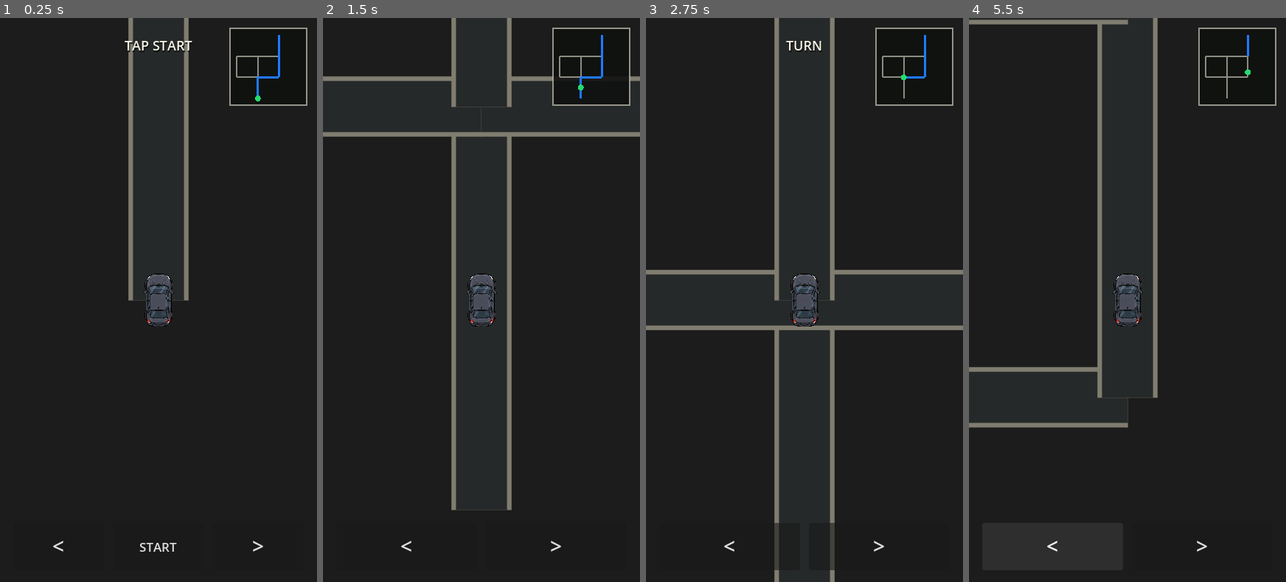
Above: before the commit, frames 1-4 (left to right).
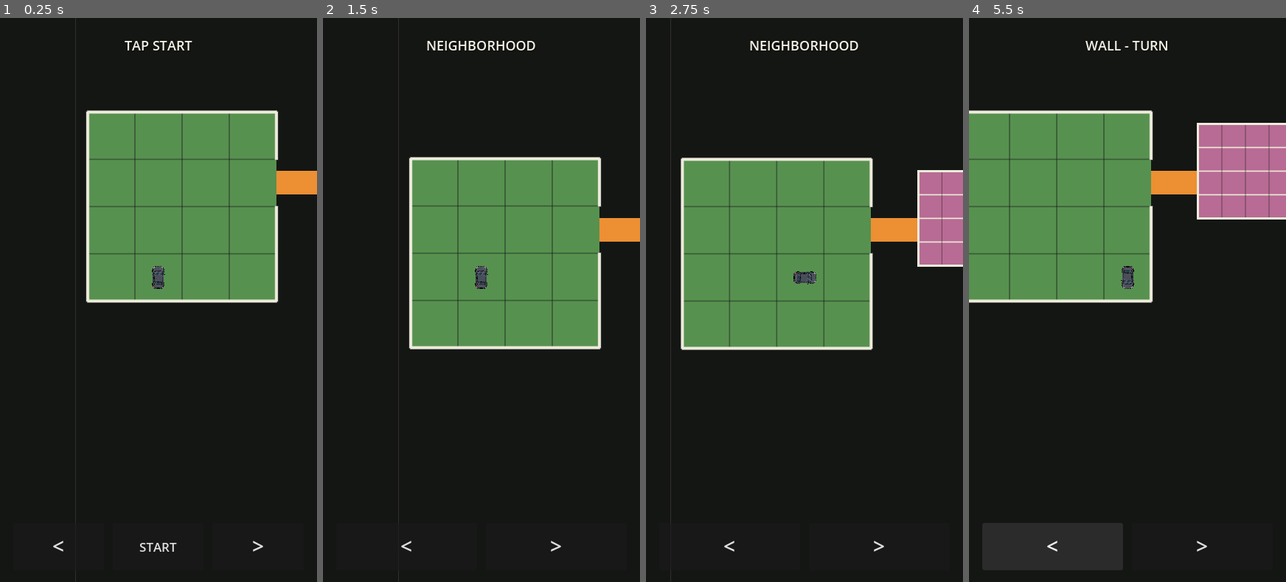
Above: after the commit, the same moments.

Repository: patrickcallahancomedy/comedian
Game: Godot game, scene res://scenes/drive/drive_module.tscn
Same seed, same stepped clock (60 frames per second), same inputs: the game is played once before the commit and once after it.
Inputs (mouse positions are in pixels of both pictures, inside the frame that each line leads up to):
- Up to frame 1 (0.25 s): no input
- Up to frame 2 (1.5 s): click "START" at 0.5 s; tap Enter (ui_accept) at 1.25 s; move the mouse to (551, 271) at 1.27 s; hold Right from 1.28 s (still down); tap Space at 1.35 s; click (551, 271) at 1.42 s
- Up to frame 3 (2.75 s): tap Enter (ui_accept) at 1.52 s; release Right at 2 s; drag from (741, 328) to (788, 412) at 2.02 s
- Up to frame 4 (5.5 s): move the mouse to (1159, 175) at 2.77 s; hold Right 2.78-3.5 s; tap Space at 2.85, 4.35 s; drag from (1111, 412) to (1032, 215) at 3.52 s; move the mouse to (1222, 384) at 4.27 s; hold Left 4.28-5 s; tap Enter (ui_accept) at 4.52 s; click "<" at 5 s

The runs differ from the first frame. In frame 1, 22% of the frame differs, in the area x 27-100%, y 0-55%; in frame 2, 25%; in frame 3, 27%; in frame 4, 29%, in the area x 0-100%, y 0-73%.

Commit message:
DRIVE GRID v0.1 wire scene to grid controller

Diff:
--- a/godot/scenes/drive/drive_module.tscn
+++ b/godot/scenes/drive/drive_module.tscn
@@ -1,6 +1,6 @@
 [gd_scene format=3 uid="uid://toj3nfh0umto"]
 
-[ext_resource type="Script" path="res://scripts/drive/connected_drive.gd" id="1_boj34"]
+[ext_resource type="Script" path="res://scripts/drive/drive_grid_controller.gd" id="1_boj34"]
 [ext_resource type="Texture2D" uid="uid://dkqq7eu8lpill" path="res://assets/car/player_car_top.png" id="1_car"]
 
 [ext_resource type="Script" path="res://scripts/drive/drive_session.gd" id="3_session"]
